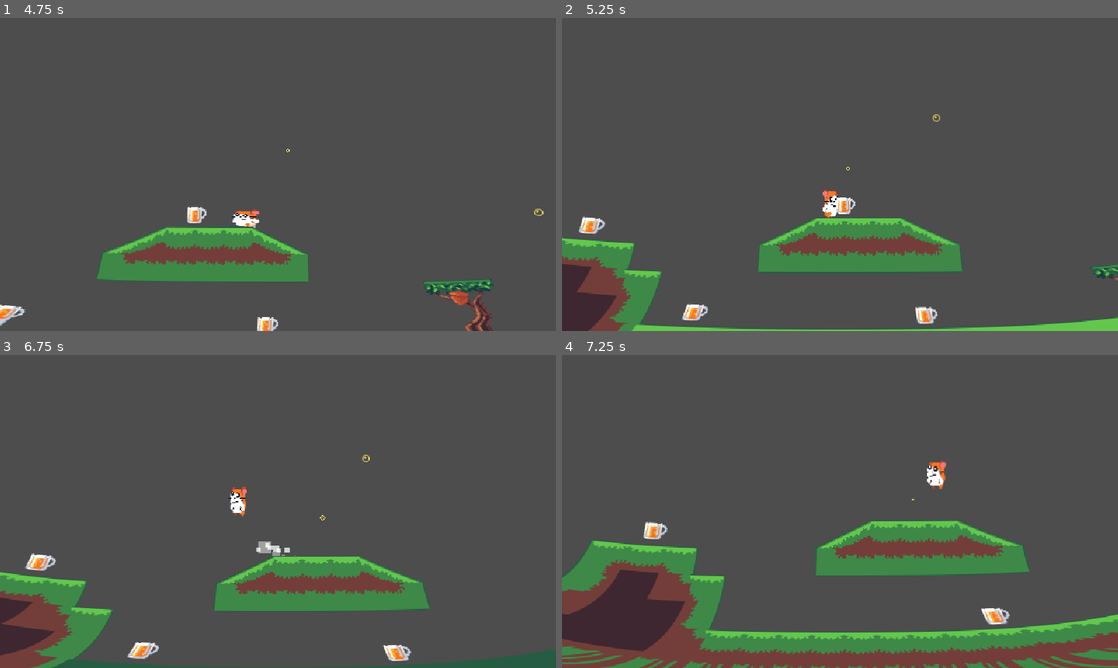
Above: before the commit, frames 1-4 (two rows, left to right).
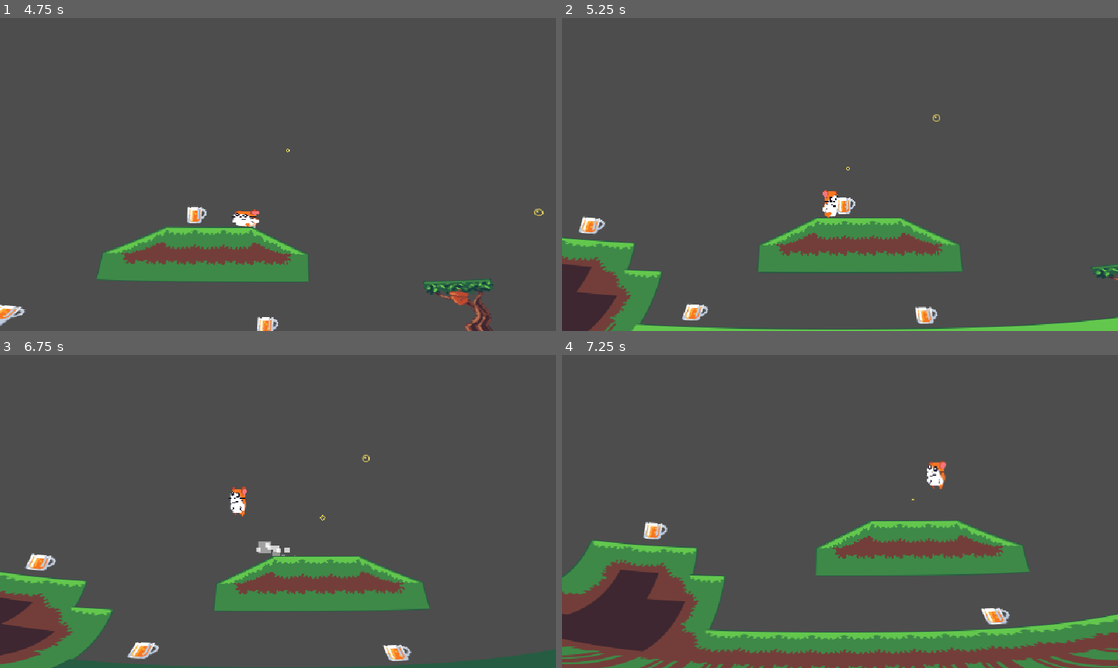
Above: after the commit, the same moments.

Repository: Codex112008/GMTK-2025-Game-Jam
Game: Godot game, scene res://Scenes/Game.tscn
Two runs of this game, one before a commit and one after it. Both use one fixed random seed, a clock stepped at 60 frames per second and the inputs below.
Inputs:
- Up to frame 1 (4.75 s): hold D (right) 0.53-2.03 s; tap Space (jump) at 0.6, 0.77, 1.07, 1.35, 1.52, 1.82, 2.1, 2.85, 3.02, 3.32, 3.6, 3.77, 4.07, 4.35, 4.52 s; hold A (left) 2.03-2.78 s; hold D (right) 2.78-4.28 s; hold A (left) from 4.28 s (still down)
- Up to frame 2 (5.25 s): tap Space (jump) at 4.82, 5.1 s; release A (left) at 5.03 s; hold D (right) from 5.03 s (still down)
- Up to frame 3 (6.75 s): release D (right) at 5.78 s; hold A (left) from 5.78 s (still down); tap Space (jump) at 5.85, 6.02, 6.32, 6.6 s
- Up to frame 4 (7.25 s): keep holding A (left); tap Space (jump) at 6.77, 7.07 s

Frame 1 is identical in both runs. In frame 2, 0.1% of the frame differs, in the area x 7-12%, y 79-100%; in frame 3, 0.3%, in the area x 0-13%, y 79-100%; in frame 4, 0.2%.

Commit message:
fixed tileset

Diff:
--- a/Scripts/PlayerController.gd
+++ b/Scripts/PlayerController.gd
@@ -98,7 +98,7 @@
 	if Input.is_action_just_released("jump") && short_jump_timer.time_left != 0:
 		velocity.y += jump_strength / 2 # this value can be tweaked
 
-	if nut_count > 0 && not is_on_floor() && Input.is_action_just_pressed("jump") && !did_coyote && velocity.y > 0:
+	if nut_count > 0 && not is_on_floor() && Input.is_action_just_pressed("jump") && !did_coyote:
 		spin_timer.start()
 		jump()
 		remove_oldest_nut()
Binary file changed: Sprites/tileset.png
